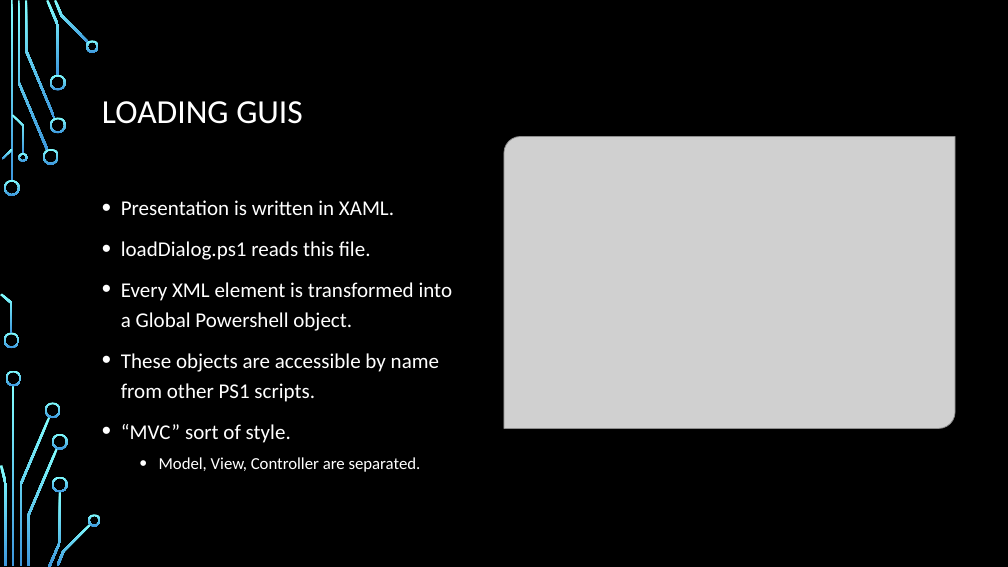
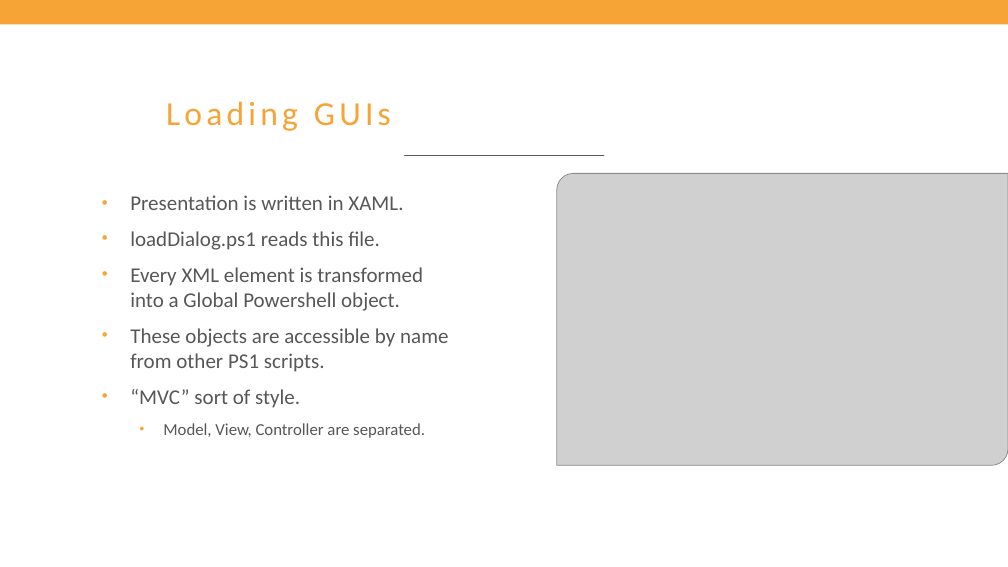
Before and after one commit to Matthias-vdE/Powershell-Course, a slide deck: slide 158 of 2019/Powershell course.pptx. Drawn at 1008x567 pixels with LibreOffice and Linux fonts; fonts in the diff are those of the drawing; grey boxes stand for pictures; background and template pictures are left out. Boxes give left, top, right and bottom in pixels: in the first picture for what was removed or moved away, otherwise in the second. Text is boxed around its words. In the diff, an @@ line names an element or a change of style, - is before the commit and + after.

Commit message:
Applied Axxes style

```diff
--- a/2019/Powershell course.pptx
+++ b/2019/Powershell course.pptx
@@ background picture (left out) to #FFFFFF @@
@@ rectangle removed at bbox=[0, 0, 1008, 567] @@
@@ rectangle added at bbox=[0, 0, 1008, 24], fill #F7A436 @@
@@ title at bbox=[166, 101, 391, 131]: text changed; text colour #FFFFFF to #F7A436 @@
-LOADING GUIS
+Loading GUIs
@@ line added from (405, 156) to (604, 156), #575756 0.75 pt @@
@@ picture: place and size @@
-picture at bbox=[504, 137, 956, 429]
+picture at bbox=[557, 173, 1008, 465]
@@ text "Presentation is written in XAML." at bbox=[130, 195, 448, 438]: text colour #FFFFFF to #575756; indent changed; line spacing 1.2 to 1; more space between paragraphs @@
@@ group removed at bbox=[0, 0, 101, 567]: 24 freeform shapes, 2 rectangles @@
@@ group removed at bbox=[0, 0, 994, 567]: 14 freeform shapes, 3 rectangles @@
```
Also in this commit, not shown: 169 other slides changed.
